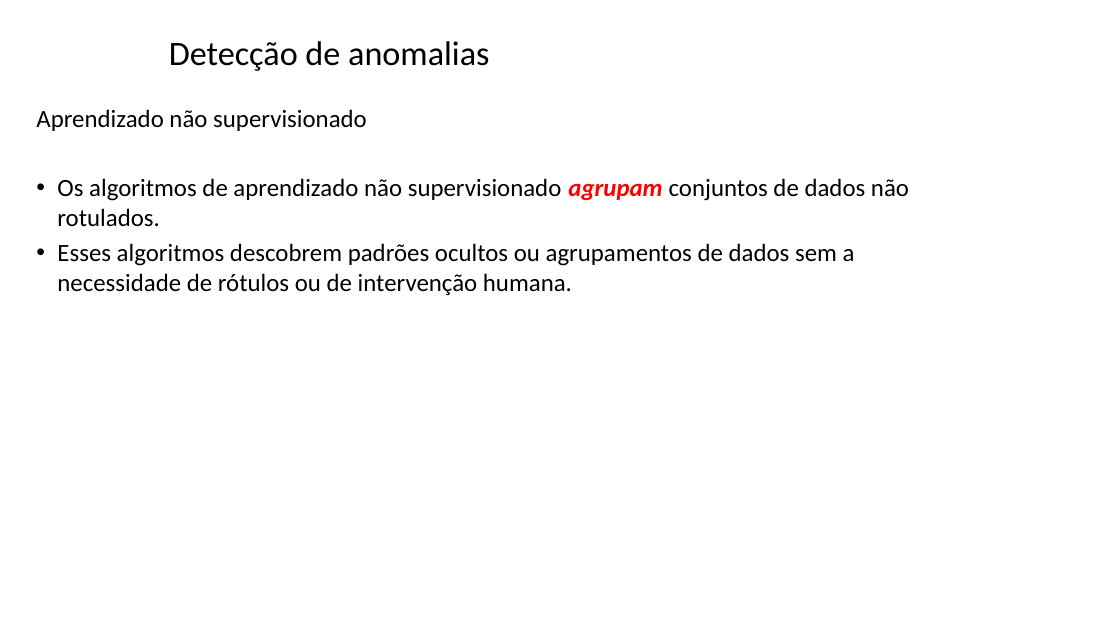
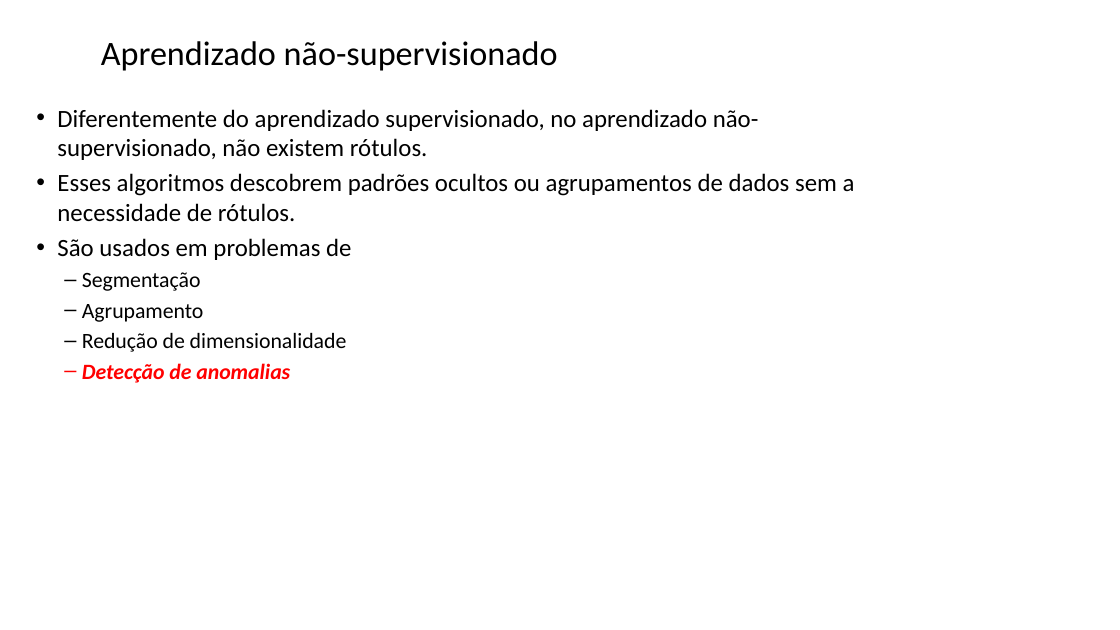
Before and after one commit to zz4fap/tp557-iot-ml, a slide deck: slide 2 of slides/TP557_16_detecção_de_anomalias.pptx (slide 6 before the commit). Drawn at 1120x630 pixels with LibreOffice and Linux fonts; fonts in the diff are those of the drawing; background and template pictures are left out. Boxes give left, top, right and bottom in pixels: in the first picture for what was removed or moved away, otherwise in the second. Text is boxed around its words. In the diff, an @@ line names an element or a change of style, - is before the commit and + after.

Commit message:
update of slides

```diff
--- a/slides/TP557_16_detecção_de_anomalias.pptx
+++ b/slides/TP557_16_detecção_de_anomalias.pptx
@@ title at (x1=101, y1=41, x2=558, y2=71): text changed @@
-Detecção de anomalias
+Aprendizado não-supervisionado
@@ text at (x1=57, y1=109, x2=855, y2=383): text changed @@
-Aprendizado não supervisionado
-• Os algoritmos de aprendizado não supervisionado agrupam conjuntos de dados não rotulados.
-• Esses algoritmos descobrem padrões ocultos ou agrupamentos de dados sem a necessidade de rótulos ou de intervenção humana.
+• Diferentemente do aprendizado supervisionado, no aprendizado não-supervisionado, não existem rótulos.
+• Esses algoritmos descobrem padrões ocultos ou agrupamentos de dados sem a necessidade de rótulos.
+• São usados em problemas de
+  – Segmentação
+  – Agrupamento
+  – Redução de dimensionalidade
+  – Detecção de anomalias
```
Also in this commit, not shown: 4 other slides changed, 9 slides added, 1 slide removed.
